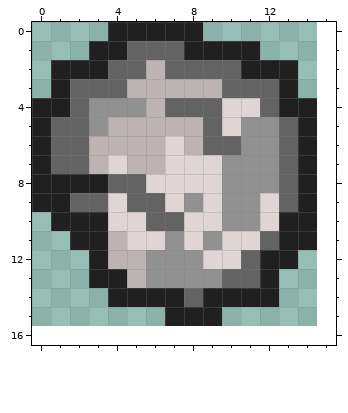
Two states of a pixel-art sprite, images/rocks/rock-2.png. The picture above was drawn from the file before the commit.
The file is 30x32 pixels, drawn in blocks of 2x2; one block is one cell here. The old version is drawn lined up with the new one, on the new canvas.
After:
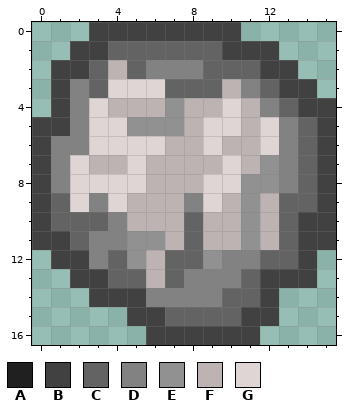
Palette (. is transparent): A #212020  B #424141  C #636363  D #828282  E #919191  F #bdb3b3  G #e0d5d5
From old to new:
canvas 15x16 -> 16x17
Changed rows in their new state; - is an unchanged pixel.
first column x 0:
 0 ---BBBBBBBB-----
 1 --BBC---CCBBB---
 2 -BBCF-DDD--CBB--
 3 -BD-GGGCCCFD-BB-
 4 .BDGFF-EFF-FDCBB
 5 BBDGGEEE-G-FGDCB
 6 BDDGGGGF-GFFGDCB
 7 BDG-FG-FFFGF-DCB
 8 BDGGGGFFF-G--DCB
 9 BCGD-FFFD-F-F-CB
10 BCCCDFFFCFF-FCBB
11 BBCDDEEFCFFEFCBB
12 -BBDCEFCCEDDCCB-
13 --BBCCFCDDD-BBB-
14 ---BBBDDDDCCB---
15 -----BBCCCCBB---
16 ------BBBBBB----
Where, in picture pixels (left, top, right, bottom), the same in both pictures:
changed: (32, 22, 336, 345)
